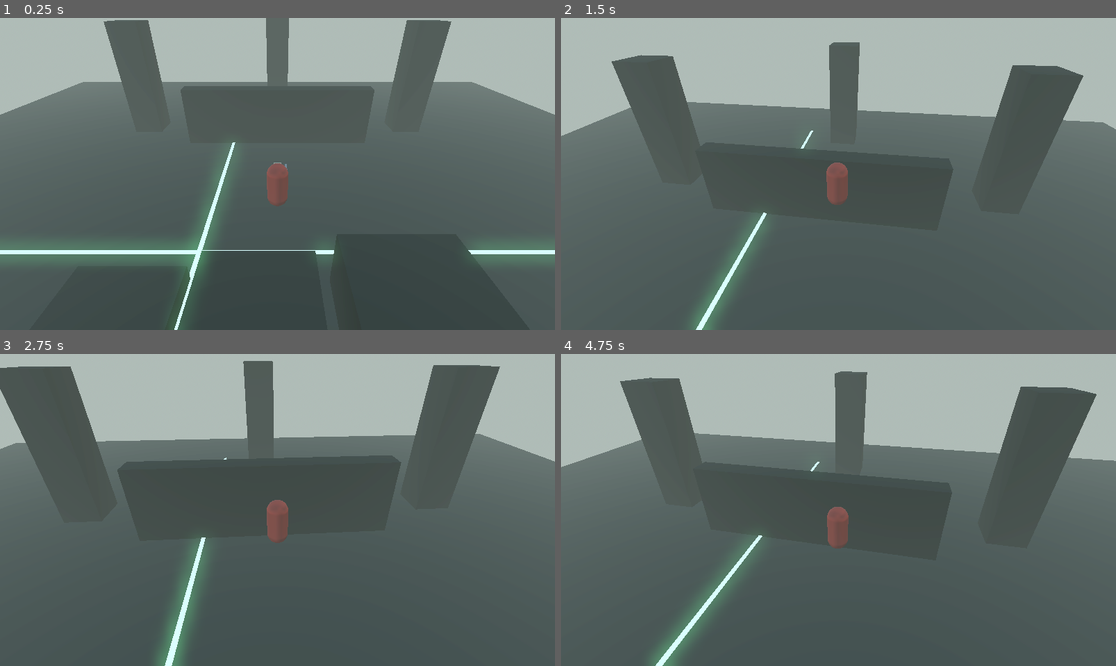
Above: before the commit, frames 1-4 (two rows, left to right).
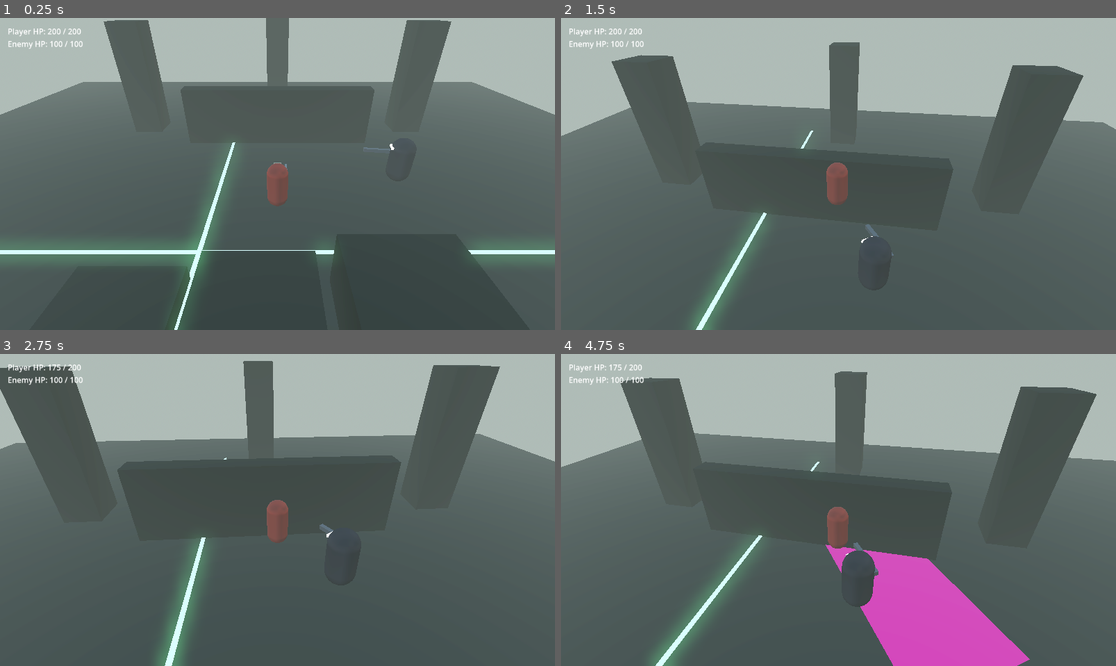
Above: after the commit, the same moments.

Repository: YusufUzun03/loop
Game: Godot game, scene res://scenes/test_room/test_room.tscn
The game is run twice, just before and just after one commit, with the same random seed, the same clock (stepped at 60 frames per second) and the same inputs.
Inputs (mouse positions are in pixels of both pictures, inside the frame that each line leads up to):
- Up to frame 1 (0.25 s): no input
- Up to frame 2 (1.5 s): move the mouse to (866, 174) at 0.52 s; press the mouse at (866, 174) at 0.53 s; hold W (move_forward) from 0.53 s (still down); tap Space (jump) at 0.77, 1.07 s; tap Shift (dodge) at 0.8, 1.35 s; move the mouse to (810, 174) at 1.27 s; release the mouse at (810, 174) at 1.28 s
- Up to frame 3 (2.75 s): keep holding W (move_forward); tap Space (jump) at 1.52, 1.55, 1.82, 2.1 s; move the mouse to (288, 503) at 2.02 s; press the mouse at (288, 503) at 2.03 s
- Up to frame 4 (4.75 s): keep holding W (move_forward); move the mouse to (832, 516) at 2.77 s; release the mouse at (832, 516) at 2.78 s; click (832, 516) at 2.85 s; tap Space (jump) at 3.02, 3.32, 3.77, 3.8, 4.07, 4.52 s; tap Shift (dodge) at 3.05, 3.6 s; move the mouse to (877, 513) at 3.52 s; move the mouse to (794, 506) at 4.27 s; click (794, 506) at 4.35 s

The runs differ from the first frame. In frame 1, 0.3% of the frame differs, in the area x 1-72%, y 3-43%; in frame 2, 0.3%; in frame 3, 0.3%; in frame 4, 7.2%, in the area x 1-85%, y 3-100%.

Commit message:
Add training enemy with telegraphed attacks
Chasing enemy with a parryable swing (weapon glow), a sweep with a safe
side and a shockwave to jump over; magenta floor warnings. Player hits
now carry a parryable flag.

Co-Authored-By: Claude Opus 5.5 <noreply@anthropic.com>

Diff:
--- /dev/null
+++ b/scenes/enemies/test_enemy/test_enemy.gd
@@ -0,0 +1,381 @@
+class_name TestEnemy
+extends CharacterBody3D
+## A training enemy for trying dodge, jump and parry (issue #11).
+##
+## It walks straight at its target and, once close, picks one of three
+## attacks (Memo, decided):
+##   swing      can be parried; its weapon glows brighter until the hit
+##   sweep      can't be parried; one side is safe, the other glows magenta
+##   shockwave  can't be parried; a magenta ring spreads, jump over it
+## Danger warnings on the floor are magenta (Memo, decided). Every number is
+## @export so it can be tuned in the Inspector.
+##
+## It walks in a straight line: no pathfinding around pillars yet. That comes
+## with the maze.
+
+## The attack is announced: the tell (glow, floor warning) starts now.
+signal attack_telegraphed(attack_id: StringName)
+## The attack reached its hit moment. `hit` is true if it touched the target.
+signal attack_landed(attack_id: StringName, hit: bool)
+signal respawned
+
+enum State { CHASE, TELEGRAPH, SHOCKWAVE, RECOVER, DEAD }
+enum Attack { SWING, SWEEP, SHOCKWAVE }
+## Which side of the enemy is safe during a sweep (seen from the enemy).
+enum SweepSide { LEFT = -1, RIGHT = 1 }
+
+## Ids for the run record (ADR 0004): habits are counted per attack.
+const ATTACK_IDS: Dictionary = {
+	Attack.SWING: &"test_enemy.swing",
+	Attack.SWEEP: &"test_enemy.sweep",
+	Attack.SHOCKWAVE: &"test_enemy.shockwave",
+}
+const WEAPON_MAX_GLOW: float = 6.0
+const WARNING_MAX_ALPHA: float = 0.7
+const HIT_FLASH_TIME: float = 0.1
+
+## The character it chases and attacks (the Player).
+@export var target: Node3D
+@export var move_speed: float = 3.0
+@export var turn_speed: float = 6.0
+@export var gravity: float = 22.0
+## Starts an attack when the target is this close.
+@export var attack_range: float = 3.0
+## Pause after each attack before chasing again.
+@export var rest_time: float = 1.2
+@export var respawn_time: float = 3.0
+
+@export_group("Swing (parryable)")
+@export var swing_windup: float = 0.8
+@export var swing_reach: float = 2.6
+@export_range(0.0, 180.0) var swing_half_angle_degrees: float = 70.0
+@export var swing_damage: int = 20
+
+@export_group("Sweep (dodge to the safe side)")
+@export var sweep_windup: float = 1.0
+@export var sweep_reach: float = 3.5
+@export var sweep_damage: int = 25
+
+@export_group("Shockwave (jump over)")
+@export var shockwave_windup: float = 0.6
+@export var shockwave_speed: float = 8.0
+@export var shockwave_max_radius: float = 9.0
+## Feet at least this high above the enemy's floor = the ring passes under.
+@export var shockwave_clear_height: float = 0.4
+@export var shockwave_damage: int = 15
+
+var state: State = State.CHASE
+var current_attack: Attack = Attack.SWING
+var sweep_safe_side: SweepSide = SweepSide.LEFT
+
+var _timer: float = 0.0
+var _shockwave_radius: float = 0.0
+var _shockwave_hit_done: bool = false
+var _spawn_transform: Transform3D = Transform3D.IDENTITY
+var _rng := RandomNumberGenerator.new()
+
+@onready var health: Health = $Health
+@onready var body_shape: CollisionShape3D = $CollisionShape3D
+@onready var visual: Node3D = $Visual
+@onready var weapon_mesh: MeshInstance3D = $Visual/Weapon
+@onready var sweep_warning: MeshInstance3D = $SweepWarning
+@onready var shockwave_ring: MeshInstance3D = $ShockwaveRing
+
+
+func _ready() -> void:
+	_spawn_transform = global_transform
+	health.died.connect(_on_died)
+	_hide_warnings()
+
+
+func _physics_process(delta: float) -> void:
+	if not is_on_floor():
+		velocity.y -= gravity * delta
+
+	match state:
+		State.CHASE:
+			_process_chase(delta)
+		State.TELEGRAPH:
+			_process_telegraph(delta)
+		State.SHOCKWAVE:
+			_process_shockwave(delta)
+		State.RECOVER:
+			_stop()
+			_timer -= delta
+			if _timer <= 0.0:
+				state = State.CHASE
+		State.DEAD:
+			tick_respawn(delta)
+			return
+
+	move_and_slide()
+
+
+## Damage from the player's attacks.
+func take_damage(amount: int) -> void:
+	if state == State.DEAD:
+		return
+	health.damage(amount)
+	_flash_hit()
+
+
+## Counts down to respawning. Public so tests can drive it.
+func tick_respawn(delta: float) -> void:
+	_timer -= delta
+	if _timer > 0.0:
+		return
+	health.reset()
+	state = State.CHASE
+	if is_inside_tree():
+		global_transform = _spawn_transform
+		visual.visible = true
+		body_shape.disabled = false
+	respawned.emit()
+
+
+## Flat velocity that walks from `from` toward `to`.
+static func chase_velocity(from: Vector3, to: Vector3, speed: float) -> Vector3:
+	var flat := Vector3(to.x - from.x, 0.0, to.z - from.z)
+	if flat.is_zero_approx():
+		return Vector3.ZERO
+	return flat.normalized() * speed
+
+
+## Swing hits if the target is within reach and inside the front arc.
+static func swing_hits(
+	enemy_pos: Vector3, forward: Vector3, target_pos: Vector3, reach: float, half_angle_deg: float
+) -> bool:
+	var to_target := Vector3(target_pos.x - enemy_pos.x, 0.0, target_pos.z - enemy_pos.z)
+	if to_target.length() > reach:
+		return false
+	if to_target.is_zero_approx():
+		return true
+	var flat_forward := Vector3(forward.x, 0.0, forward.z)
+	return rad_to_deg(flat_forward.angle_to(to_target)) <= half_angle_deg
+
+
+## Sweep covers the square half on the unsafe side of the enemy.
+static func sweep_hits(
+	enemy_pos: Vector3, forward: Vector3, target_pos: Vector3, reach: float, safe_side: SweepSide
+) -> bool:
+	var to_target := Vector3(target_pos.x - enemy_pos.x, 0.0, target_pos.z - enemy_pos.z)
+	var flat_forward := Vector3(forward.x, 0.0, forward.z).normalized()
+	var right := flat_forward.cross(Vector3.UP)
+	var ahead := to_target.dot(flat_forward)
+	var side := to_target.dot(right)
+	if absf(ahead) > reach or absf(side) > reach:
+		return false
+	var on_safe_side := side * float(safe_side) > 0.0
+	return not on_safe_side
+
+
+## The ring hits when it passes the target this step and the target is on
+## the ground (not high enough to clear it).
+static func shockwave_hits(
+	previous_radius: float, radius: float, distance: float, height: float, clear_height: float
+) -> bool:
+	var passes := distance >= previous_radius and distance <= radius
+	return passes and height < clear_height
+
+
+func _process_chase(delta: float) -> void:
+	if target == null:
+		_stop()
+		return
+	_turn_toward(target.global_position, delta)
+	var distance := global_position.distance_to(target.global_position)
+	if distance <= attack_range:
+		_start_attack(_pick_attack())
+		return
+	var chase := chase_velocity(global_position, target.global_position, move_speed)
+	velocity.x = chase.x
+	velocity.z = chase.z
+
+
+func _pick_attack() -> Attack:
+	return _rng.randi_range(0, Attack.size() - 1) as Attack
+
+
+func _start_attack(attack: Attack) -> void:
+	_stop()
+	current_attack = attack
+	state = State.TELEGRAPH
+	# Aim once at the start, then hold still so the player can read and dodge.
+	_face_instantly(target.global_position)
+	match attack:
+		Attack.SWING:
+			_timer = swing_windup
+		Attack.SWEEP:
+			_timer = sweep_windup
+			sweep_safe_side = SweepSide.LEFT if _rng.randf() < 0.5 else SweepSide.RIGHT
+			_place_sweep_warning()
+		Attack.SHOCKWAVE:
+			_timer = shockwave_windup
+	attack_telegraphed.emit(ATTACK_IDS[attack])
+
+
+func _process_telegraph(delta: float) -> void:
+	_stop()
+	var total := _windup_of(current_attack)
+	_timer -= delta
+	var progress := clampf(1.0 - _timer / total, 0.0, 1.0) if total > 0.0 else 1.0
+	_show_tell(progress)
+	if _timer > 0.0:
+		return
+	match current_attack:
+		Attack.SWING:
+			var hit := swing_hits(
+				global_position,
+				_forward(),
+				target.global_position,
+				swing_reach,
+				swing_half_angle_degrees
+			)
+			_land(hit, swing_damage, true)
+		Attack.SWEEP:
+			var hit := sweep_hits(
+				global_position, _forward(), target.global_position, sweep_reach, sweep_safe_side
+			)
+			_land(hit, sweep_damage, false)
+		Attack.SHOCKWAVE:
+			_shockwave_radius = 0.0
+			_shockwave_hit_done = false
+			state = State.SHOCKWAVE
+			return
+
+
+func _process_shockwave(delta: float) -> void:
+	_stop()
+	var previous := _shockwave_radius
+	_shockwave_radius += shockwave_speed * delta
+	shockwave_ring.visible = true
+	shockwave_ring.scale = Vector3(_shockwave_radius, 1.0, _shockwave_radius)
+	if not _shockwave_hit_done and target:
+		var flat_distance := (
+			Vector2(
+				target.global_position.x - global_position.x,
+				target.global_position.z - global_position.z
+			)
+			. length()
+		)
+		var height := target.global_position.y - global_position.y
+		if shockwave_hits(
+			previous, _shockwave_radius, flat_distance, height, shockwave_clear_height
+		):
+			_shockwave_hit_done = true
+			_hit_target(shockwave_damage, false)
+			attack_landed.emit(ATTACK_IDS[Attack.SHOCKWAVE], true)
+	if _shockwave_radius >= shockwave_max_radius:
+		if not _shockwave_hit_done:
+			attack_landed.emit(ATTACK_IDS[Attack.SHOCKWAVE], false)
+		_finish_attack()
+
+
+func _land(hit: bool, damage: int, parryable: bool) -> void:
+	if hit:
+		_hit_target(damage, parryable)
+	attack_landed.emit(ATTACK_IDS[current_attack], hit)
+	_finish_attack()
+
+
+func _hit_target(damage: int, parryable: bool) -> void:
+	if target and target.has_method("receive_hit"):
+		target.receive_hit(global_position, damage, parryable)
+
+
+func _finish_attack() -> void:
+	_hide_warnings()
+	state = State.RECOVER
+	_timer = rest_time
+
+
+func _windup_of(attack: Attack) -> float:
+	match attack:
+		Attack.SWEEP:
+			return sweep_windup
+		Attack.SHOCKWAVE:
+			return shockwave_windup
+	return swing_windup
+
+
+func _show_tell(progress: float) -> void:
+	match current_attack:
+		Attack.SWING:
+			_set_weapon_glow(progress * WEAPON_MAX_GLOW)
+		Attack.SWEEP:
+			_set_alpha(sweep_warning, progress * WARNING_MAX_ALPHA)
+		Attack.SHOCKWAVE:
+			shockwave_ring.visible = true
+			shockwave_ring.scale = Vector3.ONE * (0.5 + 0.5 * progress)
+
+
+func _place_sweep_warning() -> void:
+	# The warning covers the unsafe half: opposite to the safe side.
+	var unsafe := -float(sweep_safe_side)
+	sweep_warning.position = Vector3(unsafe * sweep_reach * 0.5, 0.03, 0.0)
+	sweep_warning.scale = Vector3(sweep_reach, 1.0, sweep_reach * 2.0)
+	sweep_warning.visible = true
+	_set_alpha(sweep_warning, 0.0)
+
+
+func _hide_warnings() -> void:
+	if sweep_warning:
+		sweep_warning.visible = false
+	if shockwave_ring:
+		shockwave_ring.visible = false
+	_set_weapon_glow(0.0)
+
+
+func _set_weapon_glow(energy: float) -> void:
+	if weapon_mesh == null:
+		return
+	var material := weapon_mesh.get_active_material(0) as StandardMaterial3D
+	if material:
+		material.emission_energy_multiplier = energy
+
+
+func _set_alpha(mesh: MeshInstance3D, alpha: float) -> void:
+	var material := mesh.get_active_material(0) as StandardMaterial3D
+	if material:
+		material.albedo_color.a = alpha
+
+
+func _flash_hit() -> void:
+	if not is_inside_tree():
+		return
+	visual.scale = Vector3.ONE * 1.1
+	var tween := create_tween()
+	tween.tween_property(visual, "scale", Vector3.ONE, HIT_FLASH_TIME)
+
+
+func _on_died() -> void:
+	state = State.DEAD
+	_timer = respawn_time
+	_stop()
+	if is_inside_tree():
+		_hide_warnings()
+		visual.visible = false
+		body_shape.set_deferred("disabled", true)
+
+
+func _forward() -> Vector3:
+	return -global_transform.basis.z
+
+
+func _turn_toward(point: Vector3, delta: float) -> void:
+	var to := Vector3(point.x - global_position.x, 0.0, point.z - global_position.z)
+	if to.is_zero_approx():
+		return
+	var target_angle := atan2(-to.x, -to.z)
+	rotation.y = lerp_angle(rotation.y, target_angle, 1.0 - exp(-turn_speed * delta))
+
+
+func _face_instantly(point: Vector3) -> void:
+	var to := Vector3(point.x - global_position.x, 0.0, point.z - global_position.z)
+	if not to.is_zero_approx():
+		rotation.y = atan2(-to.x, -to.z)
+
+
+func _stop() -> void:
+	velocity.x = 0.0
+	velocity.z = 0.0
--- /dev/null
+++ b/scenes/enemies/test_enemy/test_enemy.tscn
@@ -0,0 +1,97 @@
+[gd_scene format=3]
+
+[ext_resource type="Script" path="res://scenes/enemies/test_enemy/test_enemy.gd" id="1_enemy"]
+[ext_resource type="Script" path="res://scripts/health.gd" id="2_health"]
+
+[sub_resource type="CapsuleShape3D" id="CapsuleShape3D_body"]
+radius = 0.5
+height = 2.0
+
+[sub_resource type="StandardMaterial3D" id="Mat_body"]
+albedo_color = Color(0.28, 0.27, 0.32, 1)
+roughness = 0.8
+
+[sub_resource type="CapsuleMesh" id="CapsuleMesh_body"]
+material = SubResource("Mat_body")
+radius = 0.5
+height = 2.0
+
+[sub_resource type="StandardMaterial3D" id="Mat_eye"]
+albedo_color = Color(0.9, 0.9, 0.95, 1)
+emission_enabled = true
+emission = Color(1, 1, 1, 1)
+emission_energy_multiplier = 1.5
+
+[sub_resource type="BoxMesh" id="BoxMesh_eye"]
+material = SubResource("Mat_eye")
+size = Vector3(0.4, 0.1, 0.1)
+
+[sub_resource type="StandardMaterial3D" id="Mat_weapon"]
+resource_local_to_scene = true
+albedo_color = Color(0.6, 0.6, 0.65, 1)
+metallic = 0.5
+roughness = 0.4
+emission_enabled = true
+emission = Color(1, 0.9, 0.6, 1)
+emission_energy_multiplier = 0.0
+
+[sub_resource type="BoxMesh" id="BoxMesh_weapon"]
+material = SubResource("Mat_weapon")
+size = Vector3(0.15, 0.15, 1.6)
+
+[sub_resource type="StandardMaterial3D" id="Mat_danger"]
+resource_local_to_scene = true
+transparency = 1
+shading_mode = 0
+albedo_color = Color(1, 0.1, 0.8, 0)
+
+[sub_resource type="PlaneMesh" id="PlaneMesh_sweep"]
+material = SubResource("Mat_danger")
+size = Vector2(1, 1)
+
+[sub_resource type="StandardMaterial3D" id="Mat_ring"]
+resource_local_to_scene = true
+transparency = 1
+shading_mode = 0
+albedo_color = Color(1, 0.1, 0.8, 0.75)
+
+[sub_resource type="TorusMesh" id="TorusMesh_ring"]
+material = SubResource("Mat_ring")
+inner_radius = 0.9
+outer_radius = 1.0
+
+[node name="TestEnemy" type="CharacterBody3D"]
+collision_layer = 4
+collision_mask = 3
+script = ExtResource("1_enemy")
+
+[node name="CollisionShape3D" type="CollisionShape3D" parent="."]
+transform = Transform3D(1, 0, 0, 0, 1, 0, 0, 0, 1, 0, 1, 0)
+shape = SubResource("CapsuleShape3D_body")
+
+[node name="Visual" type="Node3D" parent="."]
+
+[node name="Body" type="MeshInstance3D" parent="Visual"]
+transform = Transform3D(1, 0, 0, 0, 1, 0, 0, 0, 1, 0, 1, 0)
+mesh = SubResource("CapsuleMesh_body")
+
+[node name="Eye" type="MeshInstance3D" parent="Visual"]
+transform = Transform3D(1, 0, 0, 0, 1, 0, 0, 0, 1, 0, 1.6, -0.48)
+mesh = SubResource("BoxMesh_eye")
+
+[node name="Weapon" type="MeshInstance3D" parent="Visual"]
+transform = Transform3D(1, 0, 0, 0, 1, 0, 0, 0, 1, 0.6, 1.1, -0.7)
+mesh = SubResource("BoxMesh_weapon")
+
+[node name="SweepWarning" type="MeshInstance3D" parent="."]
+visible = false
+mesh = SubResource("PlaneMesh_sweep")
+
+[node name="ShockwaveRing" type="MeshInstance3D" parent="."]
+transform = Transform3D(1, 0, 0, 0, 1, 0, 0, 0, 1, 0, 0.05, 0)
+visible = false
+mesh = SubResource("TorusMesh_ring")
+
+[node name="Health" type="Node" parent="."]
+script = ExtResource("2_health")
+max_health = 100
--- a/scenes/player/player.gd
+++ b/scenes/player/player.gd
@@ -73,6 +73,8 @@
 func _ready() -> void:
 	combat.strike_landed.connect(_on_strike_landed)
 	combat.strike_resolved.connect(_on_strike_resolved)
+	# Prototype only: real death (waking up in the hub) comes later.
+	health.died.connect(health.reset)
 	parry_flash.visible = false
 	parry_sound.stream = PlaceholderSfx.ping(PARRY_SOUND_FREQUENCY, PARRY_SOUND_LENGTH)
 
@@ -175,14 +177,24 @@
 	return _dodge_cooldown_left / dodge_cooldown if dodge_cooldown > 0.0 else 0.0
 
 
-## Enemies call this when their attack lands on the player.
-func receive_hit(attacker_position: Vector3, damage: int) -> void:
-	_pending_hits.append({"to_attacker": attacker_position - global_position, "damage": damage})
+## Enemies call this when their attack lands on the player. Attacks that
+## can't be parried (sweeps, shockwaves) pass `parryable = false`.
+func receive_hit(attacker_position: Vector3, damage: int, parryable: bool = true) -> void:
+	(
+		_pending_hits
+		. append(
+			{
+				"to_attacker": attacker_position - global_position,
+				"damage": damage,
+				"parryable": parryable,
+			}
+		)
+	)
 
 
 ## Parry or take damage. Returns true if the hit was parried.
-func resolve_hit(to_attacker: Vector3, damage: int) -> bool:
-	if combat.try_parry(to_attacker, facing):
+func resolve_hit(to_attacker: Vector3, damage: int, parryable: bool = true) -> bool:
+	if parryable and combat.try_parry(to_attacker, facing):
 		parried.emit(to_attacker)
 		_show_parry()
 		return true
@@ -223,7 +235,7 @@
 
 func _resolve_pending_hits() -> void:
 	for hit in _pending_hits:
-		resolve_hit(hit["to_attacker"], hit["damage"])
+		resolve_hit(hit["to_attacker"], hit["damage"], hit["parryable"])
 	_pending_hits.clear()
 
 
--- a/scenes/player/player.tscn
+++ b/scenes/player/player.tscn
@@ -53,7 +53,7 @@
 
 [node name="Player" type="CharacterBody3D"]
 collision_layer = 2
-collision_mask = 1
+collision_mask = 5
 script = ExtResource("1_player")
 
 [node name="CollisionShape3D" type="CollisionShape3D" parent="."]
--- /dev/null
+++ b/scenes/test_room/debug_hud.gd
@@ -0,0 +1,18 @@
+extends Label
+## Temporary test readout: player and enemy health. Not the real HUD; that
+## comes later following Memo's "small and simple" decision (#16).
+
+@export var player: Player
+@export var enemy: TestEnemy
+
+
+func _process(_delta: float) -> void:
+	var lines: PackedStringArray = []
+	if player and player.health:
+		lines.append("Player HP: %d / %d" % [player.health.current, player.health.max_health])
+	if enemy and enemy.health:
+		var enemy_state := "dead" if enemy.state == TestEnemy.State.DEAD else ""
+		lines.append(
+			"Enemy HP: %d / %d %s" % [enemy.health.current, enemy.health.max_health, enemy_state]
+		)
+	text = "\n".join(lines)
--- a/scenes/test_room/test_room.tscn
+++ b/scenes/test_room/test_room.tscn
@@ -2,6 +2,8 @@
 
 [ext_resource type="PackedScene" path="res://scenes/player/player.tscn" id="1_player"]
 [ext_resource type="PackedScene" path="res://scenes/camera/camera_rig.tscn" id="2_camera"]
+[ext_resource type="PackedScene" path="res://scenes/enemies/test_enemy/test_enemy.tscn" id="3_enemy"]
+[ext_resource type="Script" path="res://scenes/test_room/debug_hud.gd" id="4_hud"]
 
 [sub_resource type="StandardMaterial3D" id="Mat_stone"]
 albedo_color = Color(0.33, 0.34, 0.31, 1)
@@ -219,3 +221,18 @@
 
 [node name="CameraRig" parent="." node_paths=PackedStringArray("target") instance=ExtResource("2_camera")]
 target = NodePath("../Player")
+
+[node name="TestEnemy" parent="." node_paths=PackedStringArray("target") instance=ExtResource("3_enemy")]
+transform = Transform3D(1, 0, 0, 0, 1, 0, 0, 0, 1, 6, 0, -2)
+target = NodePath("../Player")
+
+[node name="DebugHud" type="CanvasLayer" parent="."]
+
+[node name="Label" type="Label" parent="DebugHud" node_paths=PackedStringArray("player", "enemy")]
+offset_left = 16.0
+offset_top = 16.0
+offset_right = 360.0
+offset_bottom = 80.0
+script = ExtResource("4_hud")
+player = NodePath("../../Player")
+enemy = NodePath("../../TestEnemy")
--- a/scripts/health.gd
+++ b/scripts/health.gd
@@ -33,6 +33,12 @@
 		died.emit()
 
 
+## Back to full health (respawns, prototype death).
+func reset() -> void:
+	current = max_health
+	health_changed.emit(current, max_health)
+
+
 func heal(amount: int) -> void:
 	if is_dead() or amount <= 0:
 		return
--- /dev/null
+++ b/tests/test_enemy.gd
@@ -0,0 +1,112 @@
+extends RefCounted
+## Tests for the training enemy (issue #11): hit areas of its three attacks,
+## parryable vs not, chasing, death and respawn.
+
+const ORIGIN: Vector3 = Vector3.ZERO
+const FORWARD: Vector3 = Vector3.FORWARD
+const STEP: float = 1.0 / 60.0
+const HIT_DAMAGE: int = 20
+
+
+func test_swing_hits_in_front_only() -> String:
+	var in_front := TestEnemy.swing_hits(ORIGIN, FORWARD, Vector3(0, 0, -2), 2.6, 70.0)
+	var behind := TestEnemy.swing_hits(ORIGIN, FORWARD, Vector3(0, 0, 2), 2.6, 70.0)
+	var too_far := TestEnemy.swing_hits(ORIGIN, FORWARD, Vector3(0, 0, -4), 2.6, 70.0)
+	if not in_front:
+		return "swing missed a target right in front"
+	if behind:
+		return "swing hit a target behind the enemy"
+	return "" if not too_far else "swing hit a target out of reach"
+
+
+func test_sweep_spares_the_safe_side() -> String:
+	# Enemy looks down -Z, so its right is +X.
+	var right_point := Vector3(1.5, 0, -1)
+	var left_point := Vector3(-1.5, 0, -1)
+	var right_safe := TestEnemy.SweepSide.RIGHT
+	var hits_right := TestEnemy.sweep_hits(ORIGIN, FORWARD, right_point, 3.5, right_safe)
+	var hits_left := TestEnemy.sweep_hits(ORIGIN, FORWARD, left_point, 3.5, right_safe)
+	if hits_right:
+		return "sweep hit the safe (right) side"
+	return "" if hits_left else "sweep missed the unsafe (left) side"
+
+
+func test_sweep_misses_out_of_reach() -> String:
+	var far := TestEnemy.sweep_hits(
+		ORIGIN, FORWARD, Vector3(-5, 0, 0), 3.5, TestEnemy.SweepSide.RIGHT
+	)
+	return "" if not far else "sweep hit a target out of reach"
+
+
+func test_shockwave_hits_on_ground() -> String:
+	var hit := TestEnemy.shockwave_hits(2.0, 2.2, 2.1, 0.0, 0.4)
+	return "" if hit else "ring passing a standing target did not hit"
+
+
+func test_shockwave_misses_when_jumping() -> String:
+	var hit := TestEnemy.shockwave_hits(2.0, 2.2, 2.1, 1.0, 0.4)
+	return "" if not hit else "ring hit a target that was in the air"
+
+
+func test_shockwave_only_where_ring_is() -> String:
+	var hit := TestEnemy.shockwave_hits(2.0, 2.2, 5.0, 0.0, 0.4)
+	return "" if not hit else "ring hit a target it had not reached yet"
+
+
+func test_chase_walks_toward_target() -> String:
+	var velocity := TestEnemy.chase_velocity(ORIGIN, Vector3(3, 5, 4), 3.0)
+	if not is_equal_approx(velocity.length(), 3.0):
+		return "chase speed was %.2f, expected 3" % velocity.length()
+	if not is_zero_approx(velocity.y):
+		return "chase should stay flat"
+	return "" if velocity.normalized().is_equal_approx(Vector3(0.6, 0, 0.8)) else "wrong direction"
+
+
+func test_unparryable_hit_hurts_even_with_good_timing() -> String:
+	var player := Player.new()
+	player.combat = PlayerCombat.new()
+	player.health = Health.new()
+	player.combat.press_attack()
+	player.combat.tick(0.05)
+	var was_parried := player.resolve_hit(FORWARD, HIT_DAMAGE, false)
+	var hp := player.health.current
+	var expected := player.health.max_health - HIT_DAMAGE
+	player.combat.free()
+	player.health.free()
+	player.free()
+	if was_parried:
+		return "a sweep/shockwave hit was parried"
+	return "" if hp == expected else "expected %d HP, got %d" % [expected, hp]
+
+
+func test_enemy_dies_and_respawns() -> String:
+	var enemy := TestEnemy.new()
+	enemy.health = Health.new()
+	enemy.health.died.connect(enemy._on_died)
+	var respawns: Array[int] = []
+	enemy.respawned.connect(func() -> void: respawns.append(1))
+	enemy.take_damage(enemy.health.max_health)
+	var dead := enemy.state == TestEnemy.State.DEAD
+	var frames := int(ceil(enemy.respawn_time / STEP)) + 1
+	for i in frames:
+		enemy.tick_respawn(STEP)
+	var back := enemy.state == TestEnemy.State.CHASE
+	var hp := enemy.health.current
+	var max_hp := enemy.health.max_health
+	enemy.health.free()
+	enemy.free()
+	if not dead:
+		return "enemy did not die at 0 HP"
+	if not back or respawns.size() != 1:
+		return "enemy did not respawn after respawn_time"
+	return "" if hp == max_hp else "respawned enemy had %d/%d HP" % [hp, max_hp]
+
+
+func test_attack_ids_are_unique() -> String:
+	var ids: Array = TestEnemy.ATTACK_IDS.values()
+	var unique := {}
+	for id in ids:
+		unique[id] = true
+	if ids.size() != TestEnemy.Attack.size():
+		return "every attack needs an id for the run record"
+	return "" if unique.size() == ids.size() else "attack ids are not unique"
Not shown, added: scenes/enemies/test_enemy/test_enemy.gd.uid
Not shown, added: scenes/test_room/debug_hud.gd.uid
Not shown, added: tests/test_enemy.gd.uid
Not shown, changed: docs/GDD.md
